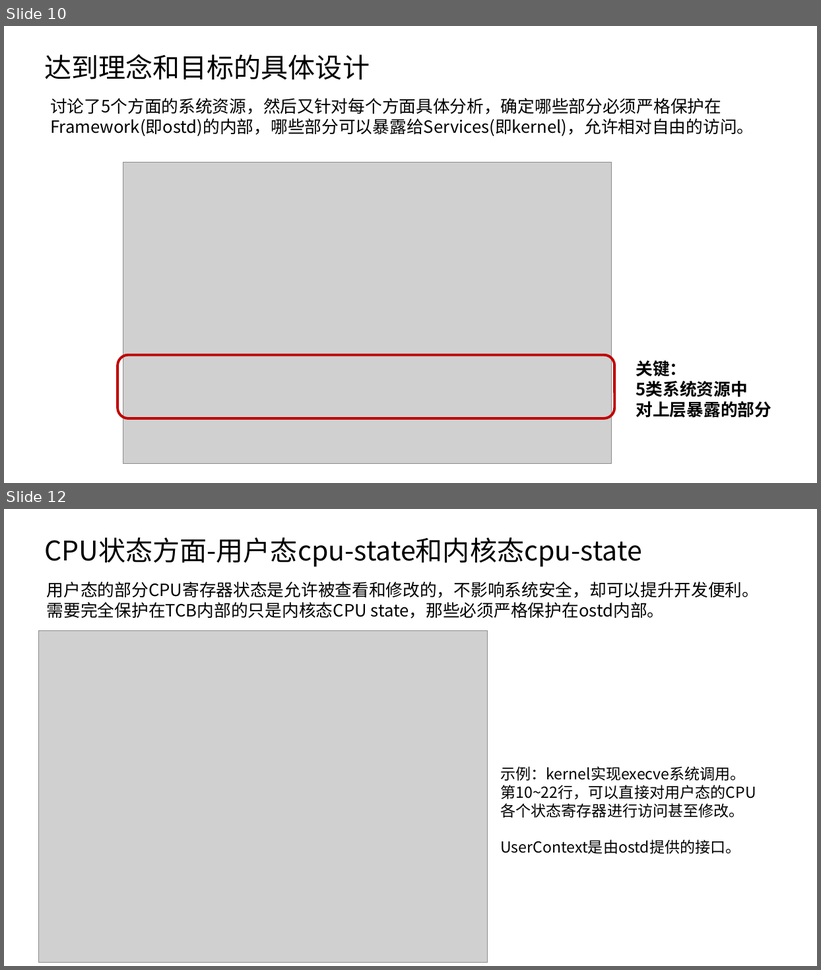
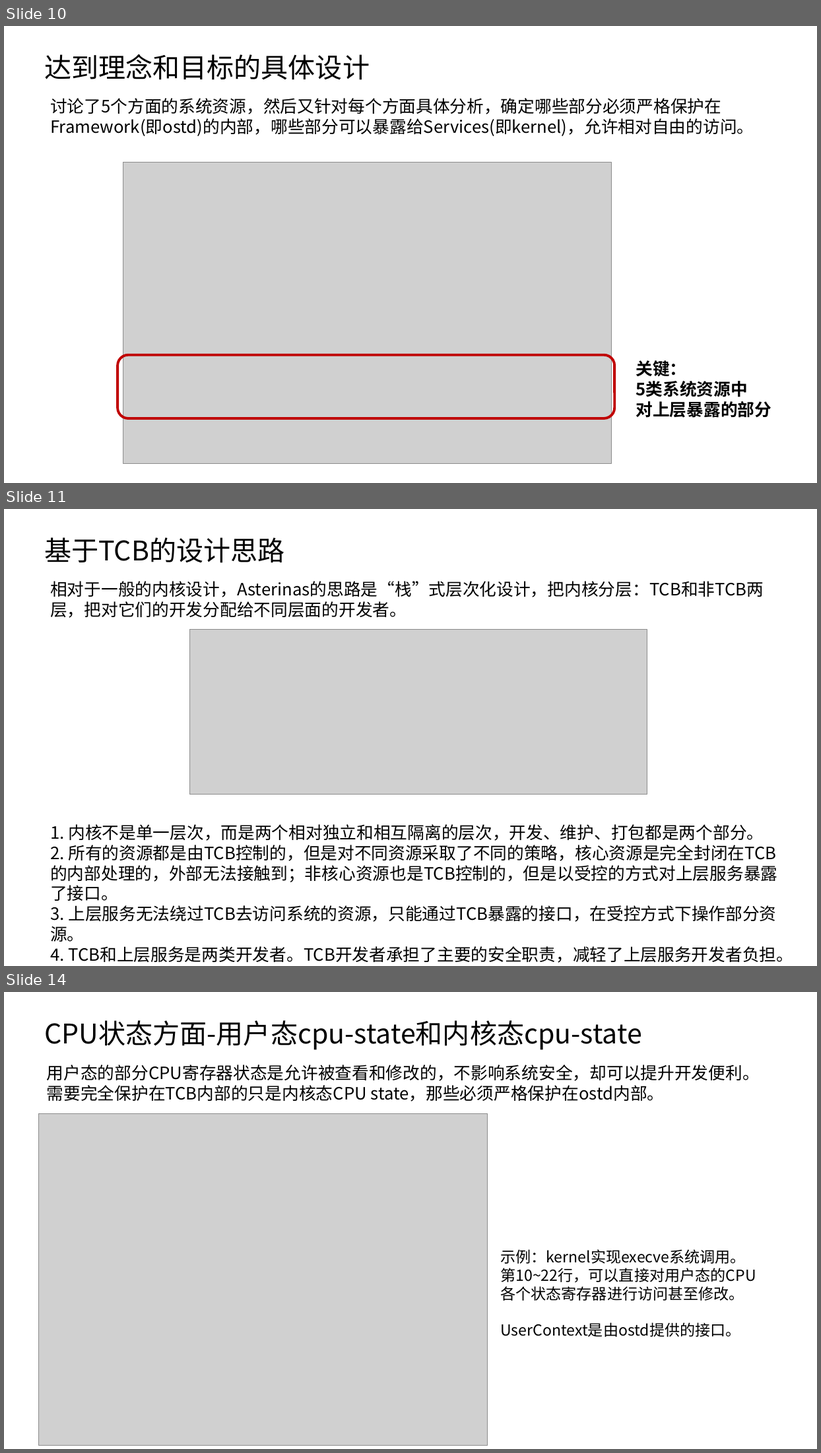
Before and after one commit to lkmodel/doc, a slide deck: Asterinas分析记录.pptx. Shown one above the other, each under a label of ours: slides 10 and 12 before the commit, slides 10, 11 and 14 after it; the slides between them are not shown. The pictures are 821x970 and 821x1453 pixels, drawn with LibreOffice and Linux fonts; fonts in the diff are those of the drawing; grey boxes stand for pictures. Boxes give left, top, right and bottom in pixels: in the first picture for what was removed or moved away, otherwise in the second. Text is boxed around its words. In the diff, an @@ line names an element or a change of style, - is before the commit and + after.

```diff
--- a/Asterinas分析记录.pptx
+++ b/Asterinas分析记录.pptx
@@ slide 11 added at [4,509,817,966], background #FFFFFF @@
@@ text added at [44,537,284,563], 32 pt, text #000000 @@
+基于TCB的设计思路
@@ text added at [50,581,764,618], 20 pt, text #000000 @@
+相对于一般的内核设计，Asterinas的思路是“栈”式层次化设计，把内核分层：TCB和非TCB两层，把对它们的开发分配给不同层面的开发者。
@@ picture added at [189,629,647,795] @@
@@ text added at [50,824,793,963], 20 pt, text #000000 @@
+1. 内核不是单一层次，而是两个相对独立和相互隔离的层次，开发、维护、打包都是两个部分。
+2. 所有的资源都是由TCB控制的，但是对不同资源采取了不同的策略，核心资源是完全封闭在TCB的内部处理的，外部无法接触到；非核心资源也是TCB控制的，但是以受控的方式对上层服务暴露了接口。
+3. 上层服务无法绕过TCB去访问系统的资源，只能通过TCB暴露的接口，在受控方式下操作部分资源。
+4. TCB和上层服务是两类开发者。TCB开发者承担了主要的安全职责，减轻了上层服务开发者负担。
@@ what was slide 12 is now slide 14 @@
```
Also in this commit, not shown: 2 slides changed, 1 other slide added, 11 other files.
